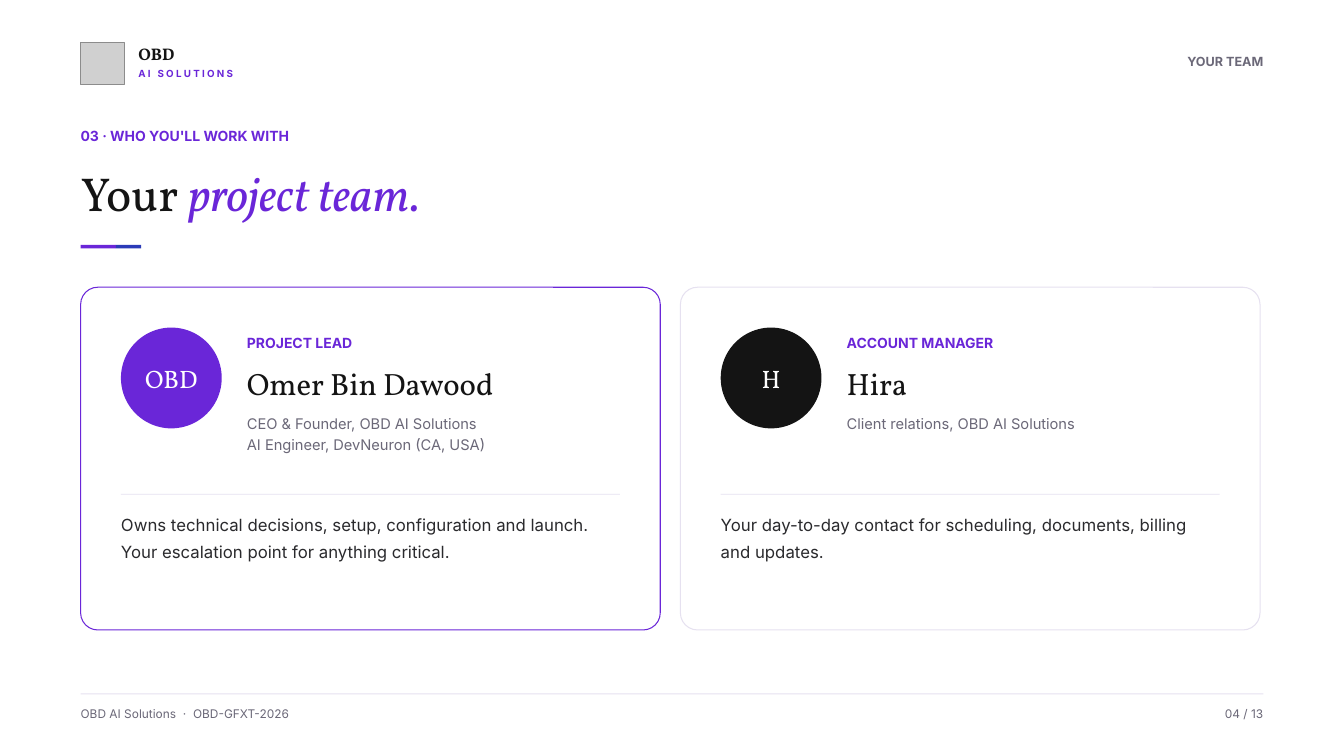
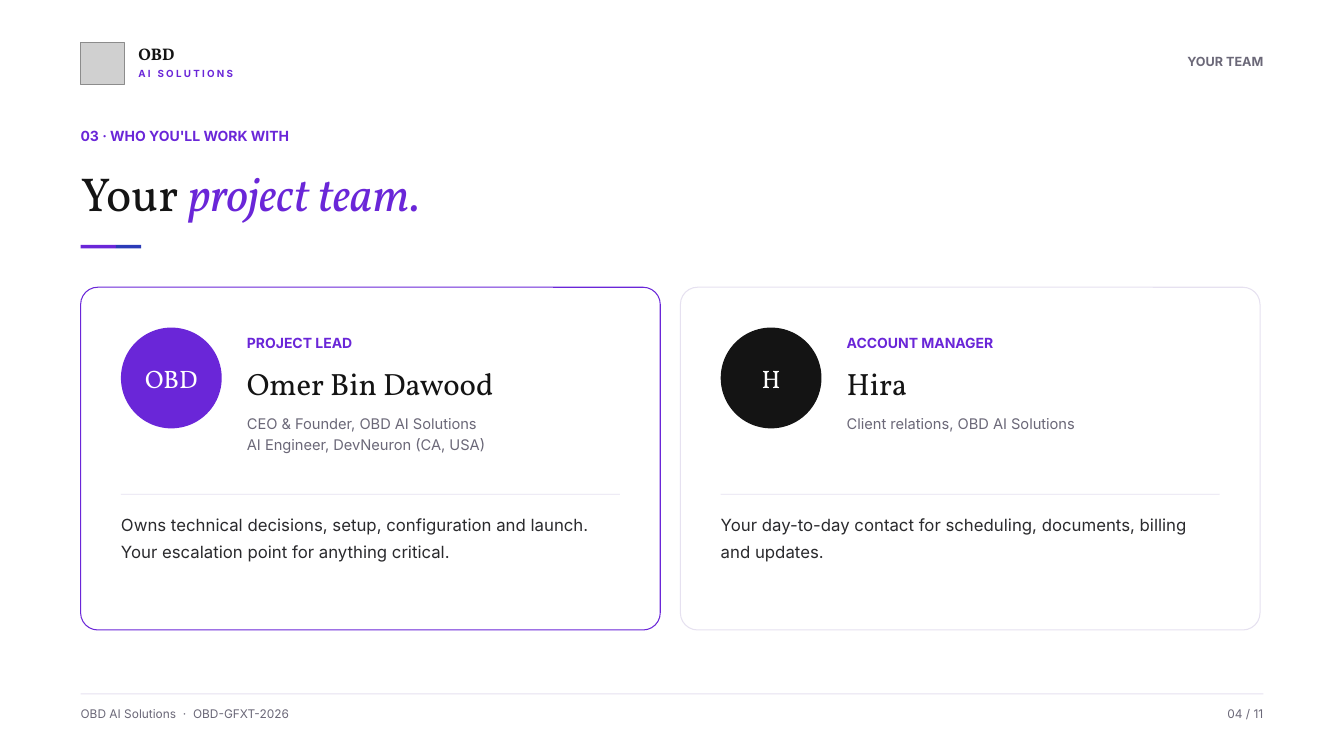
Before and after one commit to dev-qaamqaaj/website-docs, a slide deck: slide 4 of GFX-T Onboarding Kit/PPT/00 - Kickoff Deck.pptx. Drawn at 1344x756 pixels with LibreOffice and Linux fonts; fonts in the diff are those of the drawing; grey boxes stand for pictures. Boxes give left, top, right and bottom in pixels: in the first picture for what was removed or moved away, otherwise in the second. Text is boxed around its words. In the diff, an @@ line names an element or a change of style, - is before the commit and + after.

```diff
--- a/GFX-T Onboarding Kit/PPT/00 - Kickoff Deck.pptx
+++ b/GFX-T Onboarding Kit/PPT/00 - Kickoff Deck.pptx
@@ text at (x1=1227, y1=709, x2=1264, y2=718): text changed @@
-04 / 13
+04 / 11
```
Also in this commit, not shown: 9 other slides changed, 2 slides removed, 30 other files.
